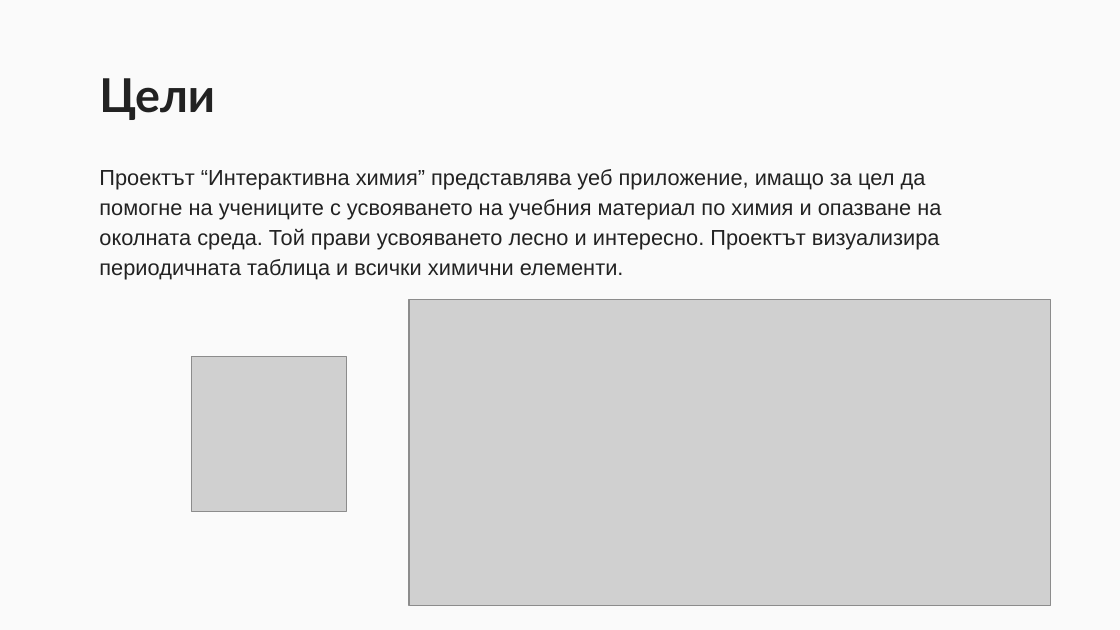
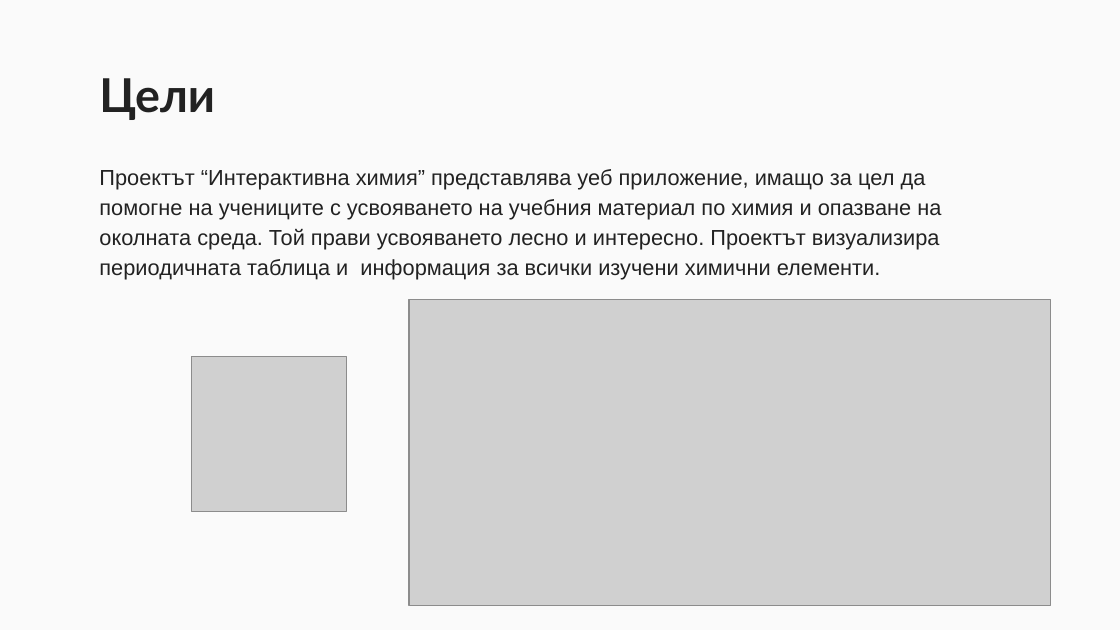
Before and after one commit to NikolaIvanov0821/Interactive-Chemie, a slide deck: slide 2 of Интерактивна химия.pptx. Drawn at 1120x630 pixels with LibreOffice and Linux fonts; fonts in the diff are those of the drawing; grey boxes stand for pictures. Boxes give left, top, right and bottom in pixels: in the first picture for what was removed or moved away, otherwise in the second. Text is boxed around its words. In the diff, an @@ line names an element or a change of style, - is before the commit and + after.

```diff
--- a/Интерактивна химия.pptx
+++ b/Интерактивна химия.pptx
@@ text at (99, 169, 941, 280): text changed @@
-Проектът “Интерактивна химия” представлява уеб приложение, имащо за цел да помогне на учениците с усвояването на учебния материал по химия и опазване на околната среда. Той прави усвояването лесно и интересно. Проектът визуализира периодичната таблица и всички химични елементи.
+Проектът “Интерактивна химия” представлява уеб приложение, имащо за цел да помогне на учениците с усвояването на учебния материал по химия и опазване на околната среда. Той прави усвояването лесно и интересно. Проектът визуализира периодичната таблица и информация за всички изучени химични елементи.
```
Also in this commit, not shown: 2 other slides changed, 5 other files.
